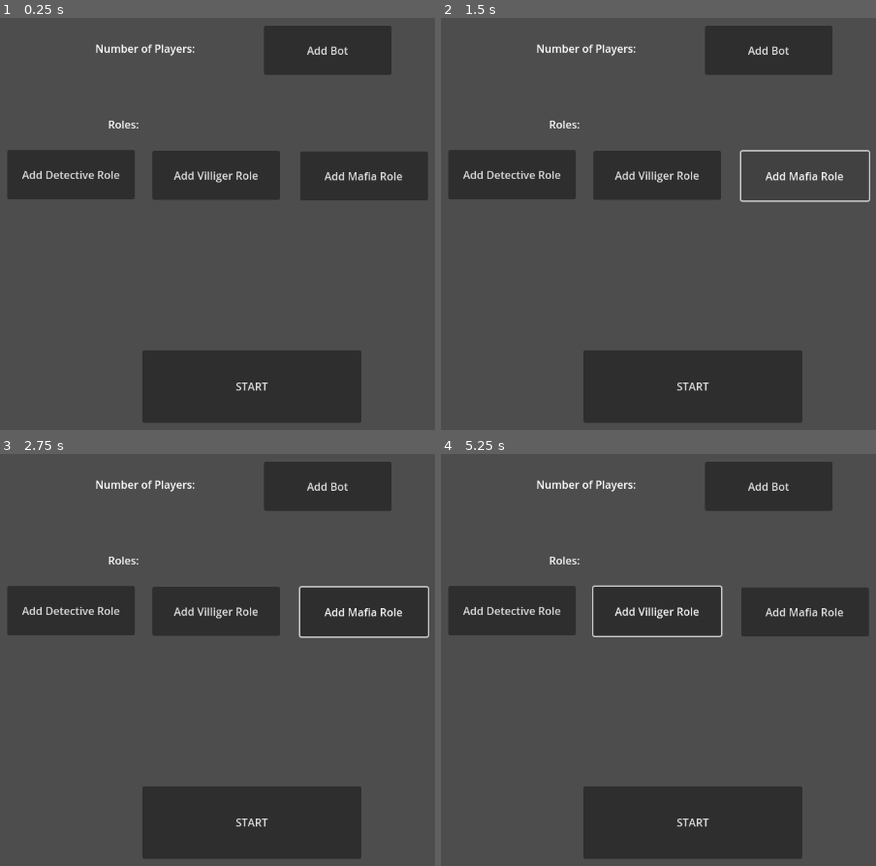
Above: before the commit, frames 1-4 (two rows, left to right).
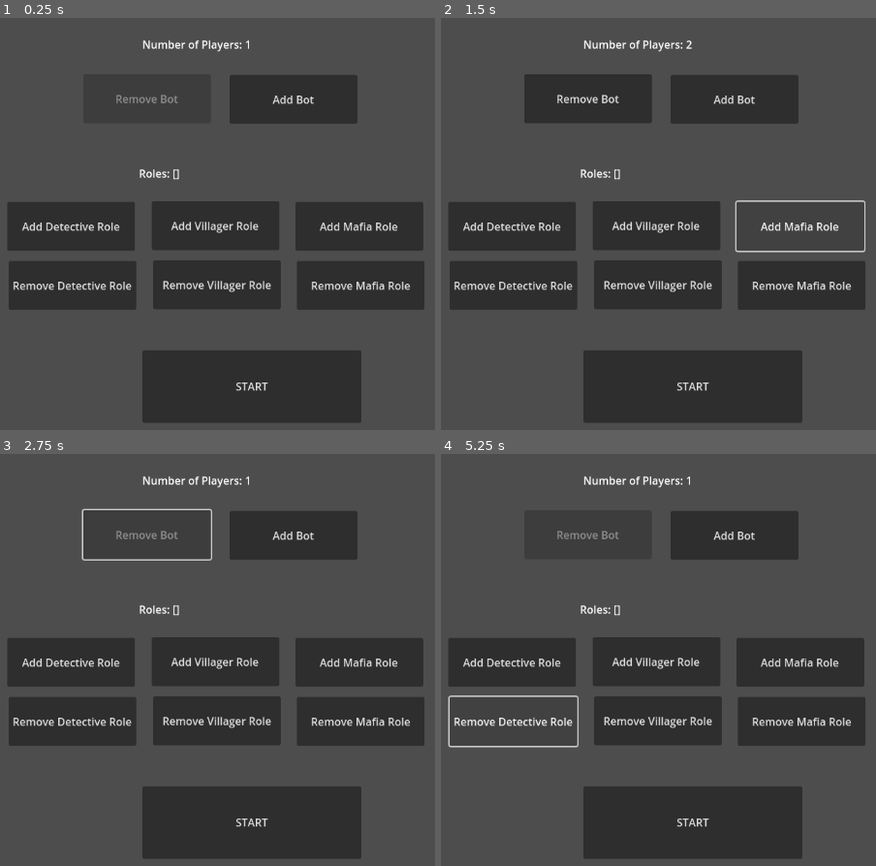
Above: after the commit, the same moments.

Repository: ThatOnePixle/MafiaWithCustomCards
Game: Godot game, scene res://main.tscn
Same seed, same stepped clock (60 frames per second), same inputs: the game is played once before the commit and once after it. Before the commit the project has no main scene; this scene is started directly in both runs.
Inputs (mouse positions are in pixels of both pictures, inside the frame that each line leads up to):
- Up to frame 1 (0.25 s): no input
- Up to frame 2 (1.5 s): click "Add Bot" at 0.5 s; click "Add Mafia Role" at 1.25 s
- Up to frame 3 (2.75 s): click (147, 536) at 2 s, where only the run after the commit has a clickable "Remove Bot"
- Up to frame 4 (5.25 s): click (658, 660) at 2.75 s, where only the run after the commit has a clickable "Add Villager Role"; click (658, 610) at 3.5 s, where only the run before the commit has a clickable "Add Villiger Role"; click (658, 721) at 4.25 s, where only the run after the commit has a clickable "Remove Villager Role"; click (514, 721) at 5 s, where only the run after the commit has a clickable "Remove Detective Role"

The runs differ from the first frame. In frame 1, 38% of the frame differs, in the area x 1-99%, y 1-71%; in frame 2, 35%; in frame 3, 38%; in frame 4, 35%.

Commit message:
connected buttons

Diff:
--- a/main.gd
+++ b/main.gd
@@ -1,4 +1,45 @@
 extends Control
 
-enum GameState { LOBBY, NIGHT, DAY, VOTING, END }
-var roles = []
+enum GameState { LOBBY, NIGHT, VOTING, END }
+var roles: Array = []
+var numOfPlayers: int = clamp(1,0,20)
+var currentgameState: GameState 	= GameState.LOBBY
+
+@onready var numOfPlayersText = $mainMenu/numOfPlayers
+@onready var rolesText = $mainMenu/roles
+
+@onready var addBotButton = $mainMenu/AddBotButton
+@onready var removeBotButton = $mainMenu/RemoveBotButton
+
+@onready var removeMafiaRoleButton = $mainMenu/addRoleButton/RemoveMafia
+@onready var removeVillagerRoleButton = $mainMenu/addRoleButton/RemoveVillager
+@onready var removeDetectiveRoleButton = $mainMenu/addRoleButton/RemoveDetective
+
+
+func _ready() -> void:
+	removeBotButton.disabled = true
+	$mainMenu/addRoleButton/AddVillager.set_meta("role", "Villager")
+	removeVillagerRoleButton.set_meta("role", "Villager")
+	$mainMenu/addRoleButton/AddMafia.set_meta("role", "Mafia")
+	removeMafiaRoleButton.set_meta("role", "Mafia")
+	$mainMenu/addRoleButton/AddDetective.set_meta("role", "Detective")
+	removeDetectiveRoleButton.set_meta("role", "Detective")
+
+func _on_add_bot_button_pressed() -> void:
+	numOfPlayers += 1
+	if numOfPlayers >= 20:
+		addBotButton.disabled = true
+	removeBotButton.disabled = false
+	numOfPlayersText.text = "Number of Players: " + str(numOfPlayers)
+
+func _on_remove_bot_pressed() -> void:
+	numOfPlayers -= 1
+	if numOfPlayers <= 1:
+		removeBotButton.disabled = true
+	addBotButton.disabled = false
+	numOfPlayersText.text = "Number of Players: " + str(numOfPlayers)
+
+func _on_button_pressed(button) -> void:
+	var role = button.get_meta("role")
+	roles.append(role)
+	rolesText.text = "Roles: " + str(roles)
--- a/main.tscn
+++ b/main.tscn
@@ -2,7 +2,7 @@
 
 [ext_resource type="Script" uid="uid://dj43t21xm6tb" path="res://main.gd" id="1_ig7tw"]
 
-[node name="Control" type="Control"]
+[node name="mainRoot" type="Control"]
 layout_mode = 3
 anchors_preset = 15
 anchor_right = 1.0
@@ -26,27 +26,35 @@
 
 [node name="AddBotButton" type="Button" parent="mainMenu"]
 layout_mode = 0
-offset_left = 648.0
-offset_top = 16.0
-offset_right = 838.0
-offset_bottom = 89.0
+offset_left = 597.0
+offset_top = 89.0
+offset_right = 787.0
+offset_bottom = 162.0
 text = "Add Bot"
+
+[node name="RemoveBotButton" type="Button" parent="mainMenu"]
+layout_mode = 0
+offset_left = 379.0
+offset_top = 88.0
+offset_right = 569.0
+offset_bottom = 161.0
+text = "Remove Bot"
 
 [node name="numOfPlayers" type="Label" parent="mainMenu"]
 layout_mode = 0
-offset_left = 397.0
-offset_top = 38.0
-offset_right = 550.0
-offset_bottom = 93.0
-text = "Number of Players: "
+offset_left = 467.0
+offset_top = 32.0
+offset_right = 629.0
+offset_bottom = 87.0
+text = "Number of Players: 1"
 
 [node name="roles" type="Label" parent="mainMenu"]
 layout_mode = 0
-offset_left = 416.0
-offset_top = 151.0
-offset_right = 569.0
-offset_bottom = 206.0
-text = "Roles: "
+offset_left = 462.0
+offset_top = 224.0
+offset_right = 615.0
+offset_bottom = 279.0
+text = "Roles: []"
 
 [node name="addRoleButton" type="Control" parent="mainMenu"]
 anchors_preset = 0
@@ -55,26 +63,53 @@
 offset_right = 688.0
 offset_bottom = 56.0
 
-[node name="AddMafia" type="Button" parent="mainMenu/addRoleButton"]
+[node name="AddVillager" type="Button" parent="mainMenu/addRoleButton"]
 layout_mode = 0
-offset_left = 54.0
-offset_top = 187.0
-offset_right = 244.0
-offset_bottom = 260.0
-text = "Add Mafia Role"
-
-[node name="AddVilliger" type="Button" parent="mainMenu/addRoleButton"]
-layout_mode = 0
-offset_left = -166.0
-offset_top = 186.0
-offset_right = 24.0
-offset_bottom = 259.0
-text = "Add Villiger Role"
+offset_left = -167.0
+offset_top = 261.0
+offset_right = 23.0
+offset_bottom = 334.0
+text = "Add Villager Role"
 
 [node name="AddDetective" type="Button" parent="mainMenu/addRoleButton"]
 layout_mode = 0
 offset_left = -382.0
-offset_top = 185.0
+offset_top = 262.0
 offset_right = -192.0
-offset_bottom = 258.0
+offset_bottom = 335.0
 text = "Add Detective Role"
+
+[node name="AddMafia" type="Button" parent="mainMenu/addRoleButton"]
+layout_mode = 0
+offset_left = 47.0
+offset_top = 262.0
+offset_right = 237.0
+offset_bottom = 335.0
+text = "Add Mafia Role"
+
+[node name="RemoveVillager" type="Button" parent="mainMenu/addRoleButton"]
+layout_mode = 0
+offset_left = -165.0
+offset_top = 349.0
+offset_right = 25.0
+offset_bottom = 422.0
+text = "Remove Villager Role"
+
+[node name="RemoveDetective" type="Button" parent="mainMenu/addRoleButton"]
+layout_mode = 0
+offset_left = -380.0
+offset_top = 350.0
+offset_right = -190.0
+offset_bottom = 423.0
+text = "Remove Detective Role"
+
+[node name="RemoveMafia" type="Button" parent="mainMenu/addRoleButton"]
+layout_mode = 0
+offset_left = 49.0
+offset_top = 350.0
+offset_right = 239.0
+offset_bottom = 423.0
+text = "Remove Mafia Role"
+
+[connection signal="pressed" from="mainMenu/AddBotButton" to="." method="_on_add_bot_button_pressed"]
+[connection signal="pressed" from="mainMenu/RemoveBotButton" to="." method="_on_remove_bot_pressed"]
--- a/project.godot
+++ b/project.godot
@@ -11,5 +11,6 @@
 [application]
 
 config/name="mafia with custom cards"
+run/main_scene="uid://bue1hij1nwxjn"
 config/features=PackedStringArray("4.5", "Forward Plus")
 config/icon="res://icon.svg"
